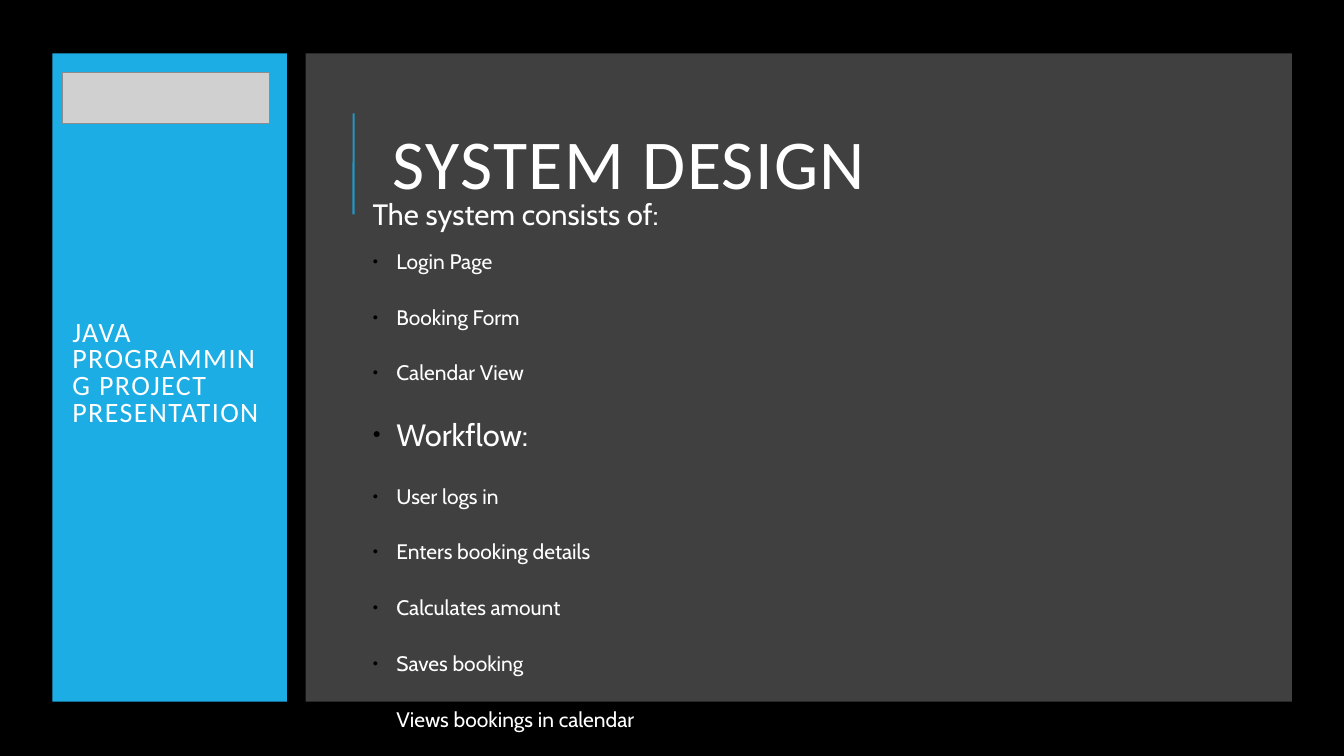
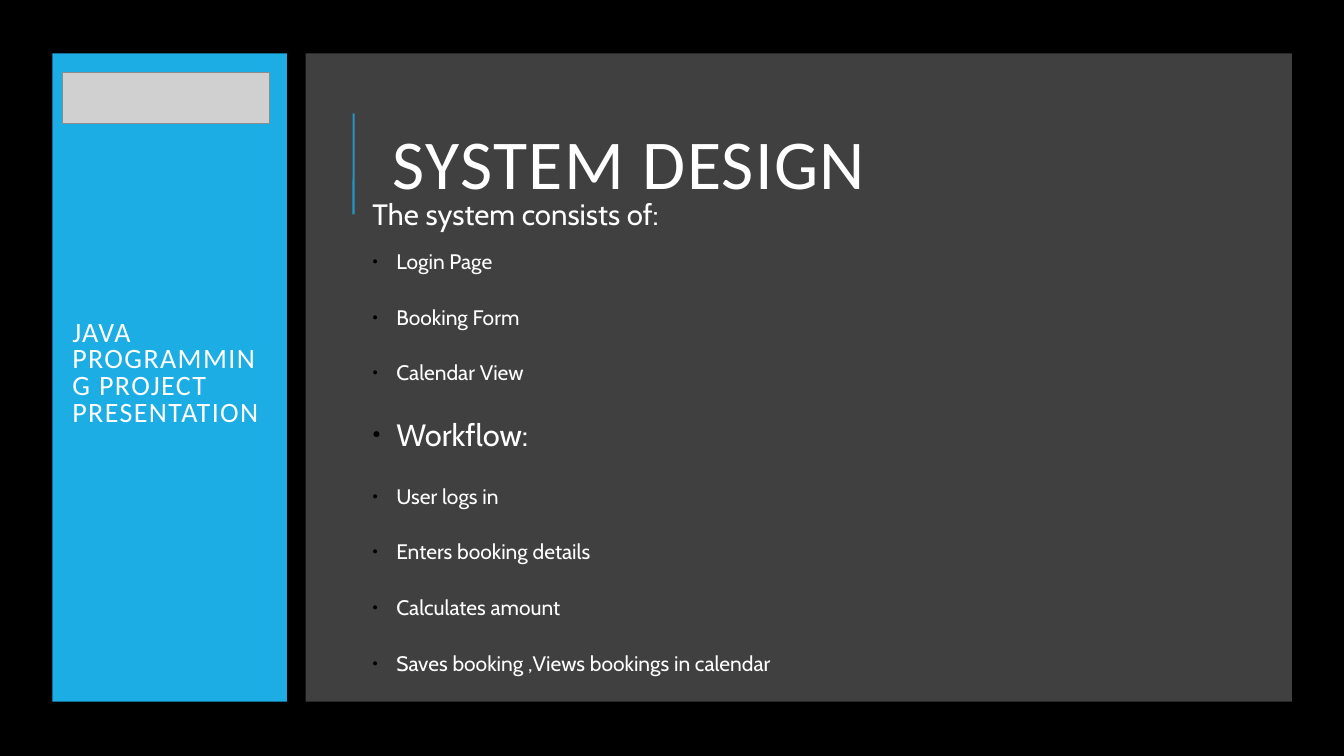
Before and after one commit to Kashini09/Java-Programming, a slide deck: slide 6 of Kashini_javaprojectppt.pptx. Drawn at 1344x756 pixels with LibreOffice and Linux fonts; fonts in the diff are those of the drawing; grey boxes stand for pictures. Boxes give left, top, right and bottom in pixels: in the first picture for what was removed or moved away, otherwise in the second. Text is boxed around its words. In the diff, an @@ line names an element or a change of style, - is before the commit and + after.

```diff
--- a/Kashini_javaprojectppt.pptx
+++ b/Kashini_javaprojectppt.pptx
@@ text at box(396, 655, 770, 677): text changed @@
-● Saves booking
-● Views bookings in calendar
+● Saves booking ,Views bookings in calendar
```
Also in this commit, not shown: 4 other slides changed.
